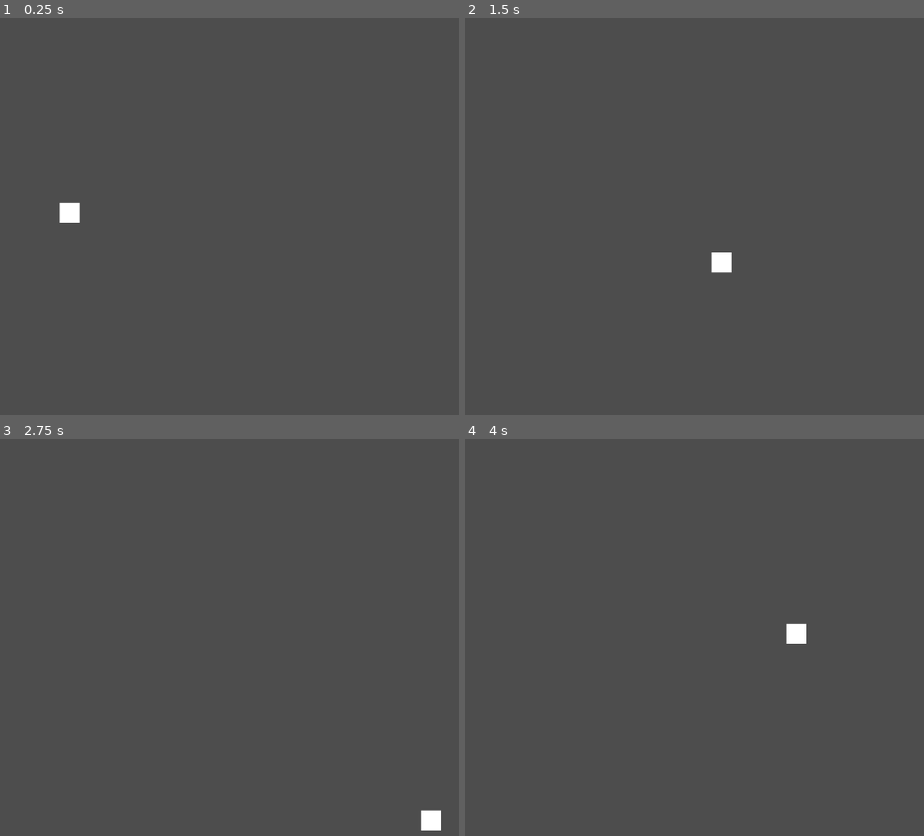
Above: before the commit, frames 1-4 (two rows, left to right).
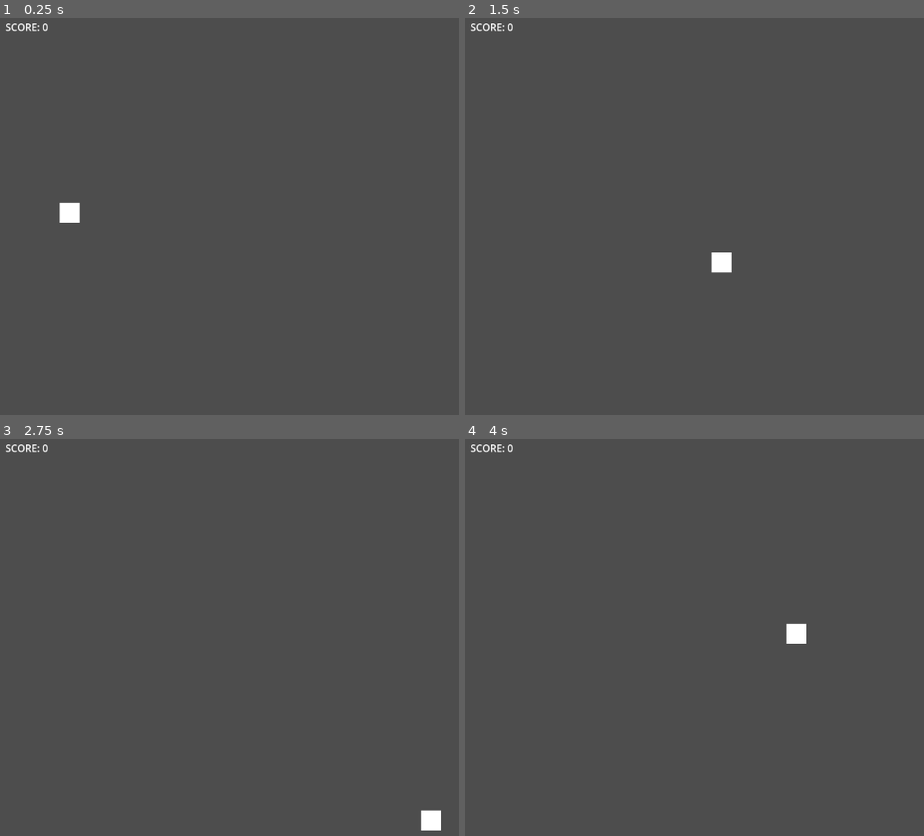
Above: after the commit, the same moments.

Repository: ArsenicBite/GODOTEXAM
Game: Godot game, scene res://Base Scene.tscn
Two runs of this game, one before a commit and one after it. Both use one fixed random seed, a clock stepped at 60 frames per second and the inputs below.
Inputs:
- Up to frame 1 (0.25 s): no input
- Up to frame 2 (1.5 s): tap Enter at 0.5 s; hold Right (ui_right) 0.53-1.28 s; hold Down (ui_down) from 1.28 s (still down)
- Up to frame 3 (2.75 s): release Down (ui_down) at 2.03 s; hold Right (ui_right) from 2.03 s (still down)
- Up to frame 4 (4 s): release Right (ui_right) at 2.78 s; hold Up (ui_up) 2.78-3.53 s; hold Left (ui_left) from 3.53 s (still down)

The runs differ from the first frame. In frame 1, 0.1% of the frame differs, in the area x 1-11%, y 1-4%; in frame 2, 0.1%; in frame 3, 0.1%; in frame 4, 0.1%.

Commit message:
Score will display based on score variable

Diff:
--- a/godotexam/Base Scene.tscn
+++ b/godotexam/Base Scene.tscn
@@ -17,3 +17,10 @@
 [node name="Character" type="Sprite2D" parent="CharacterBody2D"]
 position = Vector2(1, -2)
 texture = ExtResource("1_piur0")
+
+[node name="Label" type="Label" parent="."]
+offset_left = 16.0
+offset_top = 13.0
+offset_right = 86.0
+offset_bottom = 36.0
+text = "Score = 0"
--- /dev/null
+++ b/godotexam/Enemy.tscn
@@ -0,0 +1,21 @@
+[gd_scene load_steps=4 format=3 uid="uid://cdd72xtdvteb2"]
+
+[ext_resource type="Script" uid="uid://bm711mqmtt5pf" path="res://collision_shape_2d.gd" id="1_s7bn3"]
+[ext_resource type="Texture2D" uid="uid://b3oyn62kjlf85" path="res://Character.png" id="1_tt7e2"]
+
+[sub_resource type="RectangleShape2D" id="RectangleShape2D_s7bn3"]
+size = Vector2(32, 32)
+
+[node name="Enemy" type="Node2D"]
+
+[node name="CharacterBody2D" type="CharacterBody2D" parent="."]
+position = Vector2(0, -1)
+
+[node name="CollisionShape2D" type="CollisionShape2D" parent="CharacterBody2D"]
+shape = SubResource("RectangleShape2D_s7bn3")
+script = ExtResource("1_s7bn3")
+speed = null
+
+[node name="Character" type="Sprite2D" parent="CharacterBody2D"]
+modulate = Color(0.954247, 0, 0.0155264, 1)
+texture = ExtResource("1_tt7e2")
--- /dev/null
+++ b/godotexam/collision_shape_2d.gd
@@ -0,0 +1,9 @@
+extends CollisionShape2D
+@export var speed = 100
+var fish = true
+
+
+
+
+func _process(delta):
+	position +1
--- a/godotexam/player.gd
+++ b/godotexam/player.gd
@@ -1,6 +1,10 @@
 extends CharacterBody2D
 
 @export var speed = 400
+@export var score = 0
+
+func _process(delta: float) -> void:
+	$"../Label".text = "SCORE: " + str(score)
 
 func get_input():
 	var input_direction = Input.get_vector("ui_left", "ui_right", "ui_up", "ui_down")
Not shown, added: godotexam/collision_shape_2d.gd.uid
